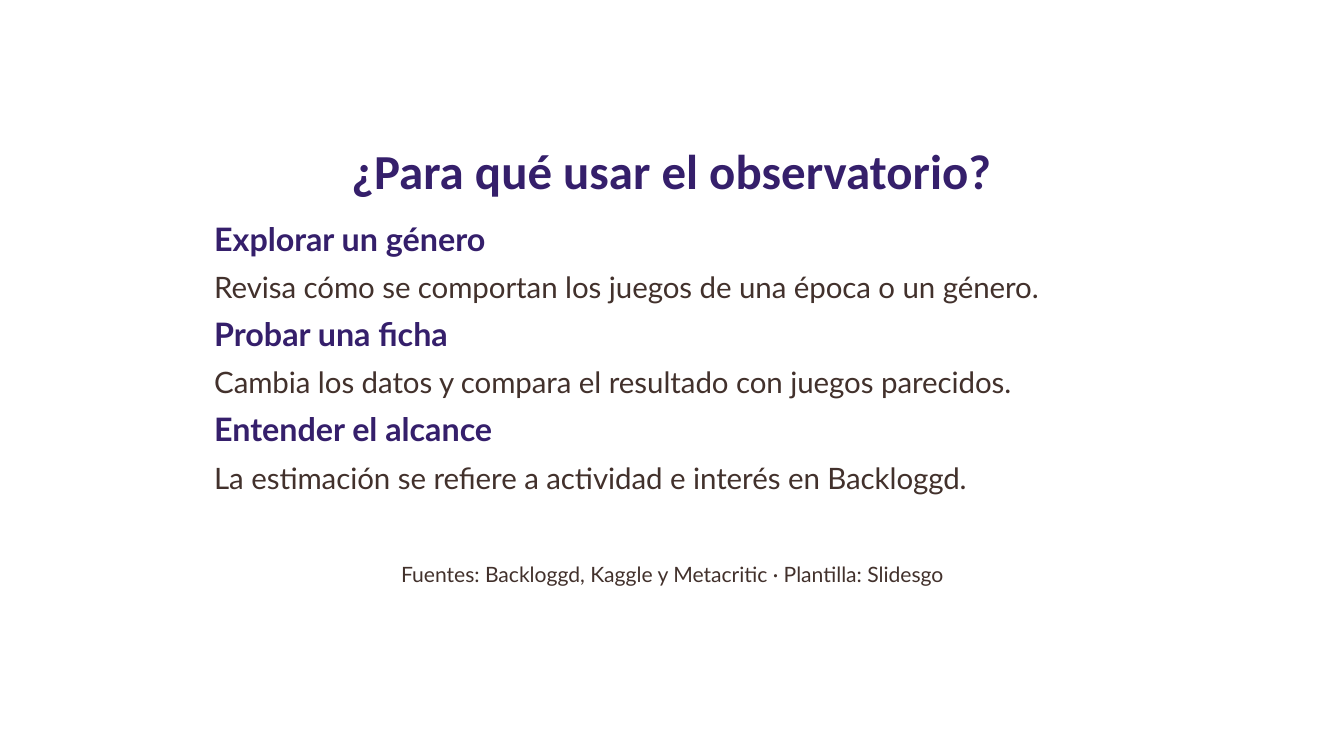
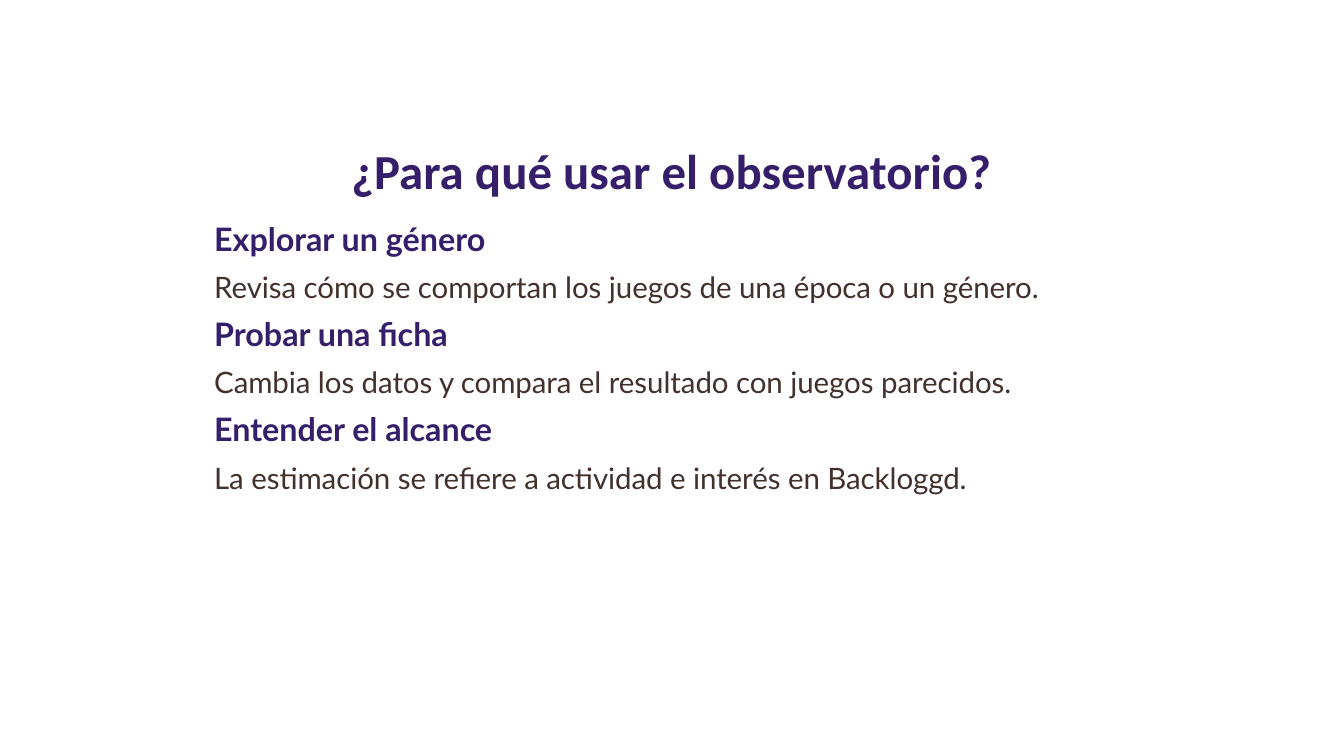
Before and after one commit to AngelHusielLaraHernandez/ProyectoMineria, a slide deck: slide 11 of EntregableFinal/Presentacion/Observatorio de Videojuegos.pptx. Drawn at 1344x756 pixels with LibreOffice and Linux fonts; fonts in the diff are those of the drawing; background and template pictures are left out. Boxes give left, top, right and bottom in pixels: in the first picture for what was removed or moved away, otherwise in the second. Text is boxed around its words. In the diff, an @@ line names an element or a change of style, - is before the commit and + after.

```diff
--- a/EntregableFinal/Presentacion/Observatorio de Videojuegos.pptx
+++ b/EntregableFinal/Presentacion/Observatorio de Videojuegos.pptx
@@ text removed at [401, 566, 943, 586] @@
-Fuentes: Backloggd, Kaggle y Metacritic · Plantilla: Slidesgo
```
Also in this commit, not shown: 1 other slide changed, 1 slide added, 1 slide removed, 2 other files.
